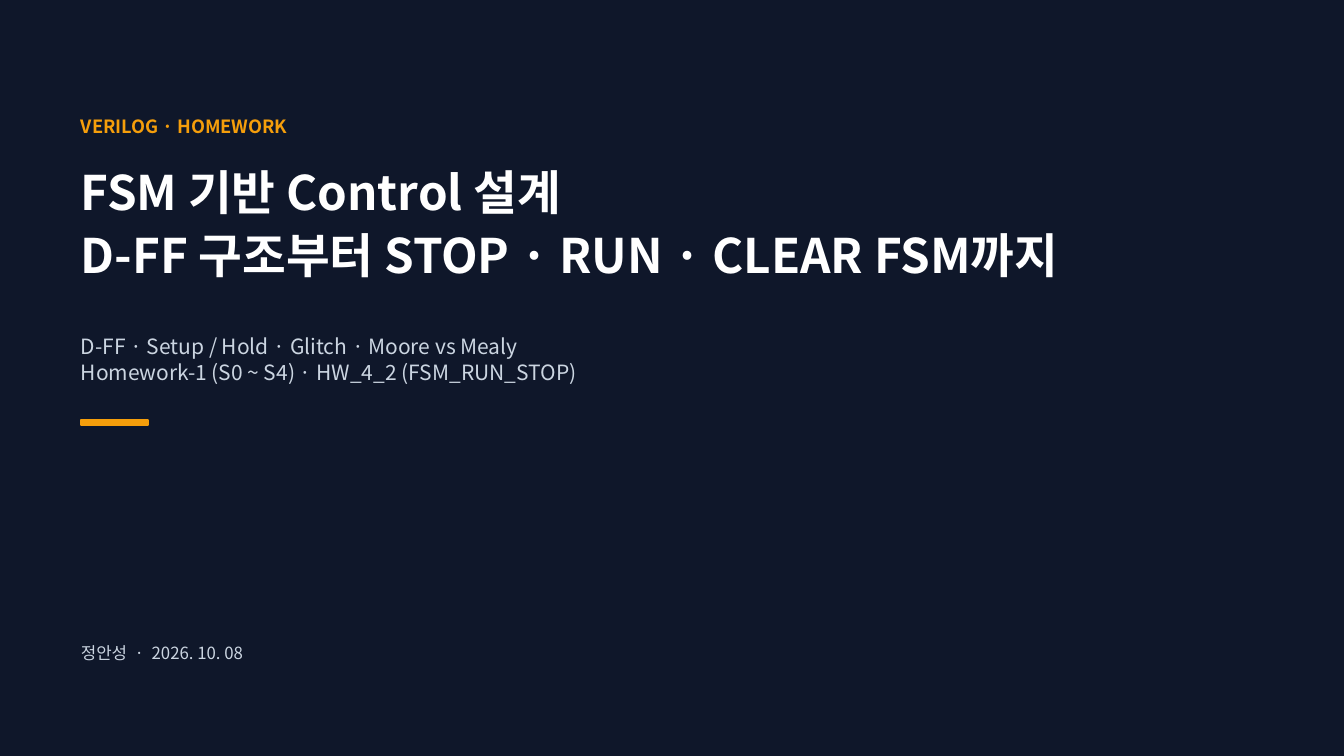
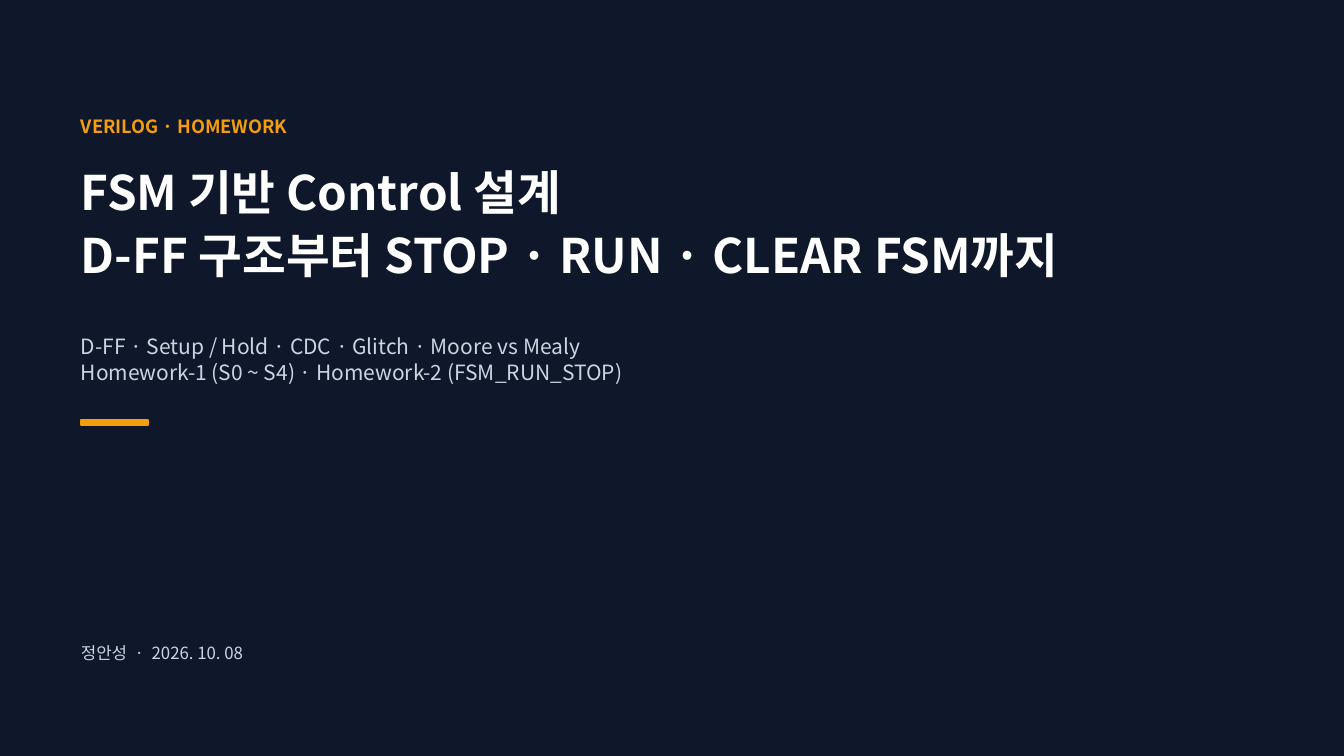
Before and after one commit to kimsacademy1234-max/System_Verilog, a slide deck: slide 1 of homework/1008_fsm_project/FSM_Control_정안성_new.pptx. Drawn at 1344x756 pixels with LibreOffice and Linux fonts; fonts in the diff are those of the drawing. Boxes give left, top, right and bottom in pixels: in the first picture for what was removed or moved away, otherwise in the second. Text is boxed around its words. In the diff, an @@ line names an element or a change of style, - is before the commit and + after.

```diff
--- a/homework/1008_fsm_project/FSM_Control_정안성_new.pptx
+++ b/homework/1008_fsm_project/FSM_Control_정안성_new.pptx
@@ text at <box>81,337,622,384</box>: text changed @@
-D-FF · Setup / Hold · Glitch · Moore vs Mealy
-Homework-1 (S0 ~ S4) · HW_4_2 (FSM_RUN_STOP)
+D-FF · Setup / Hold · CDC · Glitch · Moore vs Mealy
+Homework-1 (S0 ~ S4) · Homework-2 (FSM_RUN_STOP)
```
Also in this commit, not shown: 54 other slides changed, 6 slides added, 1 slide removed.
